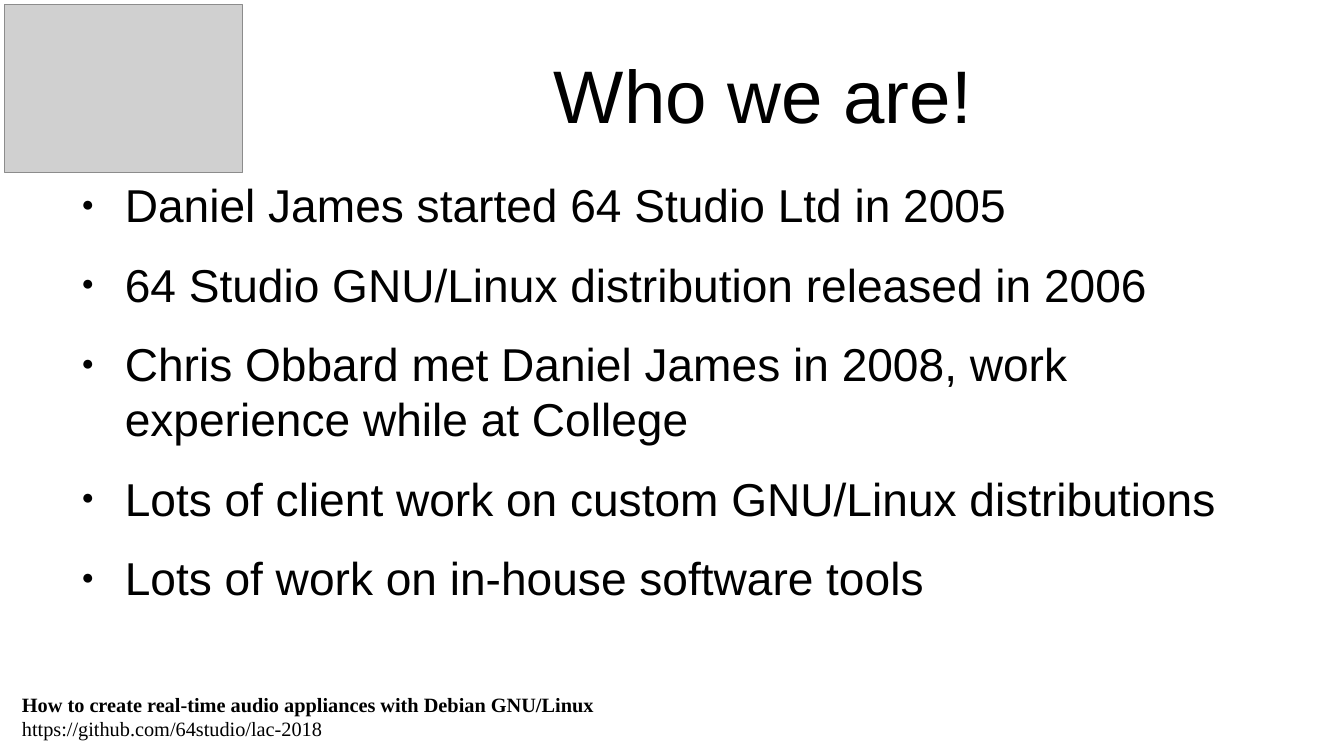
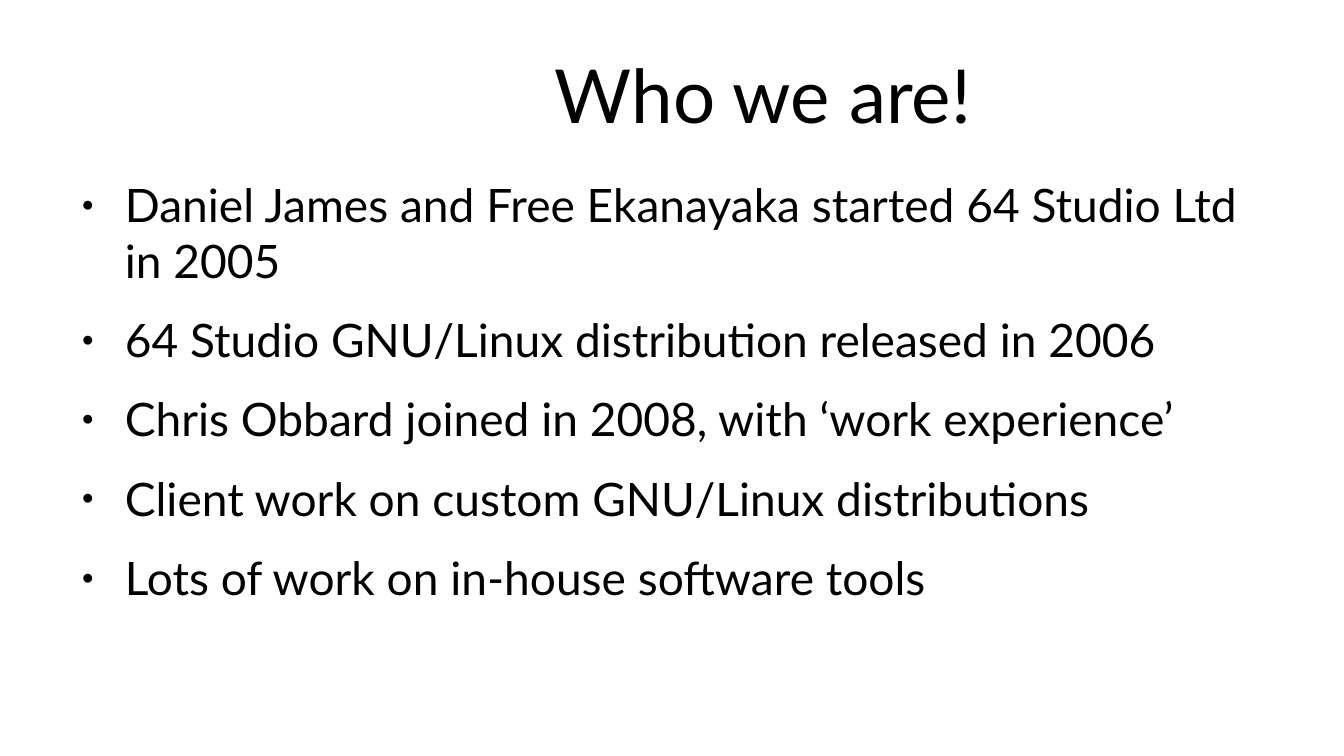
Before and after one commit to 64studio/lac-2018, a slide deck: slide 2 of lac_workshop_template-creating_appliances_slides.odp. Drawn at 1344x756 pixels with LibreOffice and Linux fonts; fonts in the diff are those of the drawing; grey boxes stand for pictures; background and template pictures are left out. Boxes give left, top, right and bottom in pixels: in the first picture for what was removed or moved away, otherwise in the second. Text is boxed around its words. In the diff, an @@ line names an element or a change of style, - is before the commit and + after.

```diff
--- a/lac_workshop_template-creating_appliances_slides.odp
+++ b/lac_workshop_template-creating_appliances_slides.odp
@@ picture removed at (5, 5, 243, 173) @@
@@ title "Who we are!" at (555, 68, 971, 124): font Arial to Lato @@
@@ text at (125, 188, 1237, 279): text changed; font Arial to Lato @@
-● Daniel James started 64 Studio Ltd in 2005
+● Daniel James and Free Ekanayaka started 64 Studio Ltd in 2005
@@ text at (125, 323, 1155, 596): font Arial to Lato in "64 Studio GNU/Linux distribution released in 2006", "Lots of work on in-house software tools" @@
@@ text at (125, 401, 1173, 518): text changed; font Arial to Lato @@
-● Chris Obbard met Daniel James in 2008, work experience while at College
-● Lots of client work on custom GNU/Linux distributions
+● Chris Obbard joined in 2008, with ‘work experience’
+● Client work on custom GNU/Linux distributions
@@ text removed at (22, 698, 594, 741) @@
-How to create real-time audio appliances with Debian GNU/Linux
-https://github.com/64studio/lac-2018
```
Also in this commit, not shown: 11 other slides changed, 1 slide added, 2 slides removed, 1 other file.
